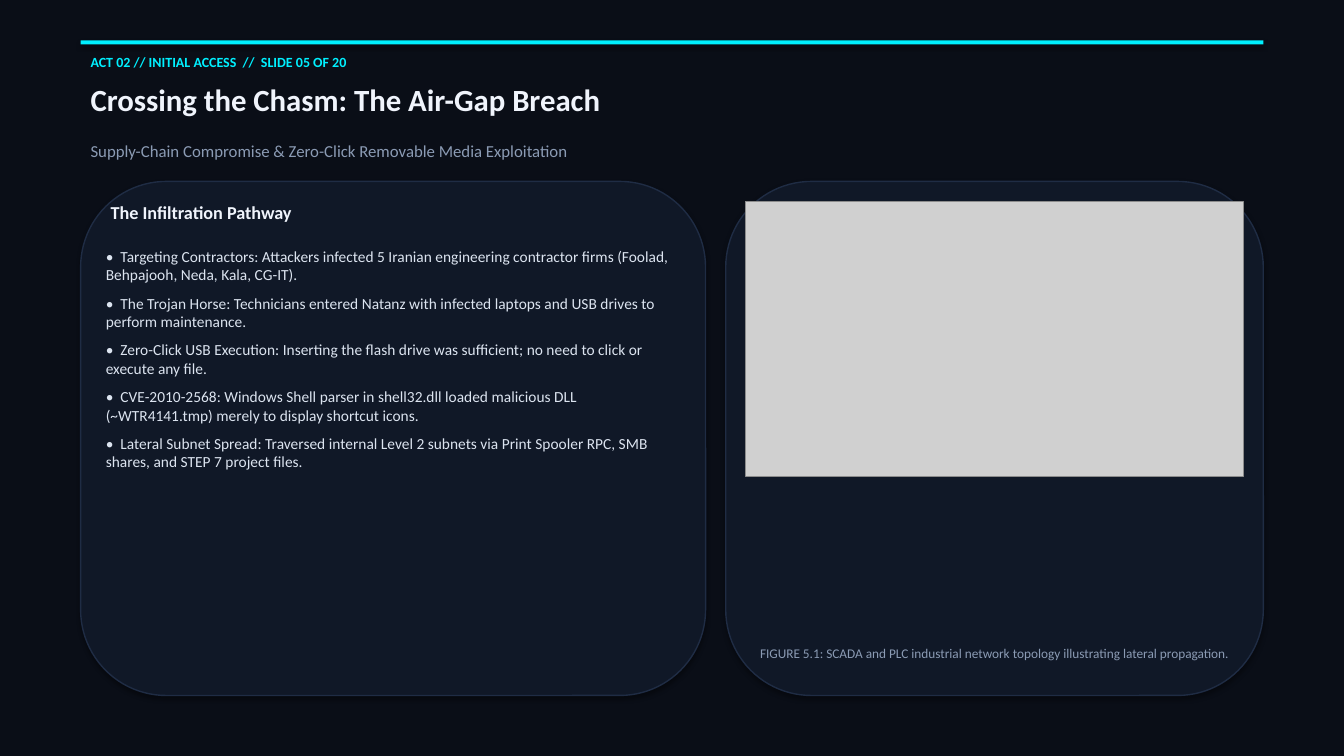
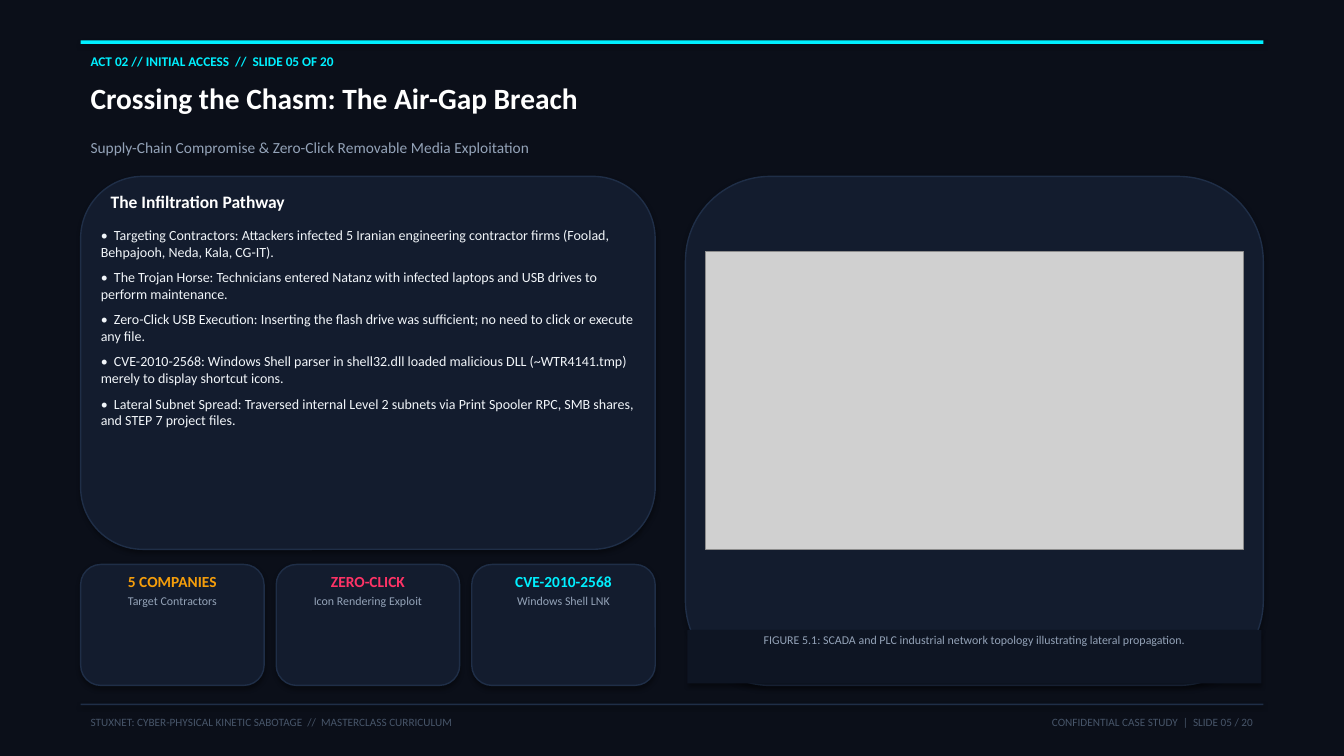
Before and after one commit to sivaoffl04/Cyber-Blog, a slide deck: slide 5 of Case Study/STUXNET/STUXNET_Masterclass_Seminar_20_Slides.pptx. Drawn at 1344x756 pixels with LibreOffice and Linux fonts; fonts in the diff are those of the drawing; grey boxes stand for pictures. Boxes give left, top, right and bottom in pixels: in the first picture for what was removed or moved away, otherwise in the second. Text is boxed around its words. In the diff, an @@ line names an element or a change of style, - is before the commit and + after.

Commit message:
feat(case-studies): add comprehensive vulnerability remediation and incident protection blueprints to all case studies and enhance Stuxnet masterclass PPTX

```diff
--- a/Case Study/STUXNET/STUXNET_Masterclass_Seminar_20_Slides.pptx
+++ b/Case Study/STUXNET/STUXNET_Masterclass_Seminar_20_Slides.pptx
@@ rectangle at [0,0,1344,756]: fill #0A0E17 to #0B0F19 @@
@@ text "ACT 02 // INITIAL ACCESS ..." at [91,57,333,66]: size 10 to 9.5 pt @@
@@ text "Crossing the Chasm: The Air-Gap ..." at [91,88,578,114]: size 22 to 21 pt, text colour #F0F4FC to #FFFFFF @@
@@ text "Supply-Chain Compromise & Zero-Click Removable ..." at [91,142,529,156]: size 12 to 11 pt, text colour #8B9BB4 to #94A3B8 @@
@@ rounded rectangle: place and size @@
-rounded rectangle at [81,181,706,696]
+rounded rectangle at [81,176,655,549]
@@ rounded rectangle at [81,176,655,549]: fill #101827 to #131C2E; outline #1F2C44 1 pt to #1F2E47 1 pt @@
@@ rounded rectangle at [686,176,1263,686]: fill #101827 to #131C2E; outline #1F2C44 1 pt to #1F2E47 1 pt @@
@@ rounded rectangle: place and size @@
-rounded rectangle at [726,181,1263,696]
+rounded rectangle at [686,176,1263,686]
@@ text "The Infiltration Pathway": place and size @@
-text "The Infiltration Pathway" at [111,206,292,222]
+text "The Infiltration Pathway" at [111,195,285,211]
@@ text "The Infiltration Pathway" at [111,195,285,211]: size 13 to 12.5 pt, text colour #F0F4FC to #FFFFFF @@
@@ text "• Targeting Contractors: Attackers infected ...": place and size @@
-text "• Targeting Contractors: Attackers infected ..." at [106,251,668,470]
+text "• Targeting Contractors: Attackers infected ..." at [101,230,633,428]
@@ text "• Targeting Contractors: Attackers infected ..." at [101,230,633,428]: size 11 to 10 pt, text colour #DCE4F0 to #F1F5F9; less space between paragraphs @@
@@ picture: place and size @@
-picture at [746,202,1243,477]
+picture at [706,252,1243,549]
@@ rounded rectangle added at [81,565,264,686], fill #131C2E, outline #1F2E47 1 pt @@
@@ rounded rectangle added at [276,565,460,686], fill #131C2E, outline #1F2E47 1 pt @@
@@ rounded rectangle added at [472,565,655,686], fill #131C2E, outline #1F2E47 1 pt @@
@@ text added at [128,577,217,607], 8.5 pt, text #94A3B8 @@
+5 COMPANIES
+Target Contractors
@@ text added at [314,577,422,607], 8.5 pt, text #94A3B8 @@
+ZERO-CLICK
+Icon Rendering Exploit
@@ text added at [515,576,611,605], 8.5 pt, text #94A3B8 @@
+CVE-2010-2568
+Windows Shell LNK
@@ rectangle added at [688,630,1261,684], fill #0E1523 @@
@@ text "FIGURE 5.1: SCADA and PLC ...": place and size @@
-text "FIGURE 5.1: SCADA and PLC ..." at [760,649,1229,660]
+text "FIGURE 5.1: SCADA and PLC ..." at [764,636,1185,646]
@@ text "FIGURE 5.1: SCADA and PLC ..." at [764,636,1185,646]: size 9.5 to 8.5 pt, text colour #8B9BB4 to #94A3B8 @@
@@ rectangle added at [81,704,1263,705], fill #1F2E47 @@
@@ text added at [91,719,452,726], 8 pt, text #475569 @@
+STUXNET: CYBER-PHYSICAL KINETIC SABOTAGE // MASTERCLASS CURRICULUM
@@ text added at [1052,719,1252,726], 8 pt, text #475569 @@
+CONFIDENTIAL CASE STUDY | SLIDE 05 / 20
```
Also in this commit, not shown: 19 other slides changed, 5 other files.
